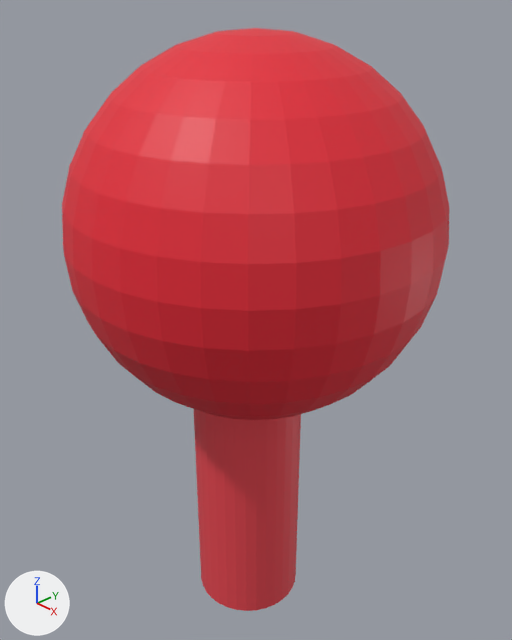
The Blender file blender/pinner.blend as it was, and as the next commit left it.
Rendered twice from a 50 mm lens placed at (0.0328, -0.0273, 0.0429), pointed at (0.0011, 0.0027, 0.0216). The axes (+X, +Y, +Z) are drawn at lower left. The lights are the same throughout.
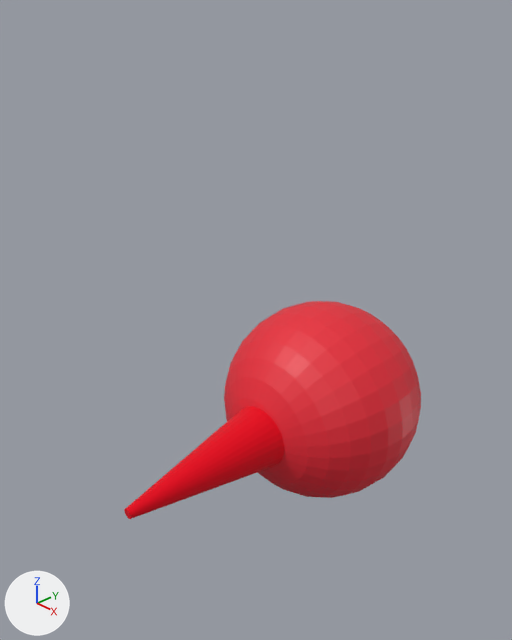
Commit message: Nicer pinner

Boxes [x1, y1, x2, y2] around the edits, measured in the pictures (512 x 640 px; the box of a moved part takes in the faces that stretch with it):
'Cylinder', reshaped, moved, turned, rescaled
    before: [62, 28, 449, 611]
    after: [124, 301, 421, 519]
part 1 of me_cylinder, moved or reshaped
    before: [194, 409, 301, 611]
    after: [124, 406, 284, 519]

The change in detail:
me_cylinder has 546 vertices, 546 faces and spans x -3.04..3.18, y -2.96..3.25, z -1.0..3.38.
me_cylinder is used by ob_cylinder; location (0.00333, -0.00024, 0.01075); scale (0.00358, 0.00358, 0.00873).
me_cylinder part 1: all 32 vertices in x -1.0..1.0, y -1.0..1.0, z -1.0 are scaled about their middle by (0.14, 0.139, 1), then moved by (-0.01, 0.01, 0.0).
Object 'Cylinder' (ob_cylinder) moves from (0.00333, -0.00024, 0.01075) to (0.00025, -0.00188, 0.01075).
Object 'Cylinder' (ob_cylinder) turns from (0, 0, 0) to (0, -271, 91) degrees about x, y and z.
Object 'Cylinder' (ob_cylinder) is rescaled from (0.00358, 0.00358, 0.00873) to (0.00263, 0.00263, 0.00642).
